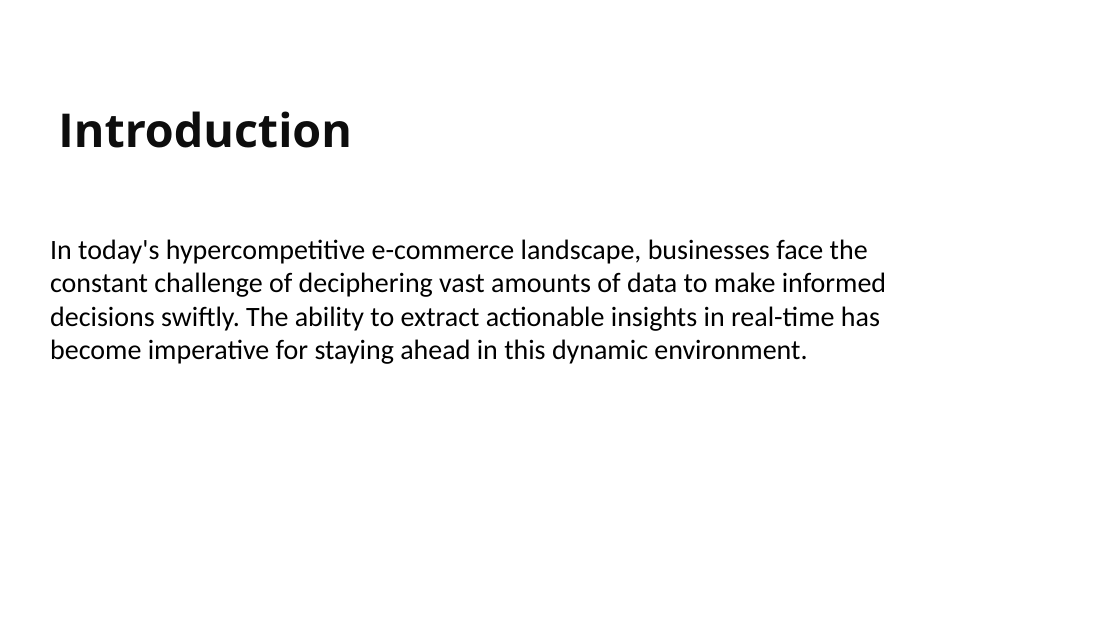
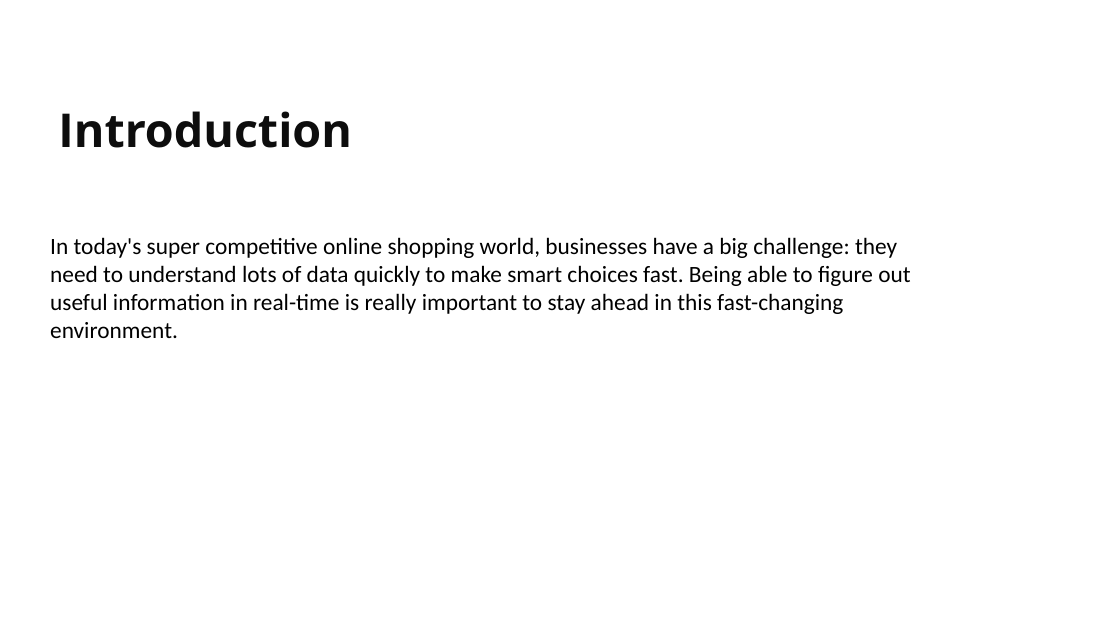
Before and after one commit to rushi0611/Real-Time-E-Commerce-Dashboard, a slide deck: slide 2 of Revised_Project_PPT.pptx. Drawn at 1120x630 pixels with LibreOffice and Linux fonts; fonts in the diff are those of the drawing. Boxes give left, top, right and bottom in pixels: in the first picture for what was removed or moved away, otherwise in the second. Text is boxed around its words. In the diff, an @@ line names an element or a change of style, - is before the commit and + after.

```diff
--- a/Revised_Project_PPT.pptx
+++ b/Revised_Project_PPT.pptx
@@ text at (x1=50, y1=237, x2=910, y2=338): text changed; size 24 to 20 pt @@
-In today's hypercompetitive e-commerce landscape, businesses face the constant challenge of deciphering vast amounts of data to make informed decisions swiftly. The ability to extract actionable insights in real-time has become imperative for staying ahead in this dynamic environment.
+In today's super competitive online shopping world, businesses have a big challenge: they need to understand lots of data quickly to make smart choices fast. Being able to figure out useful information in real-time is really important to stay ahead in this fast-changing environment.
```
Also in this commit, not shown: 4 other slides changed, 7 slides added, 5 slides removed.
